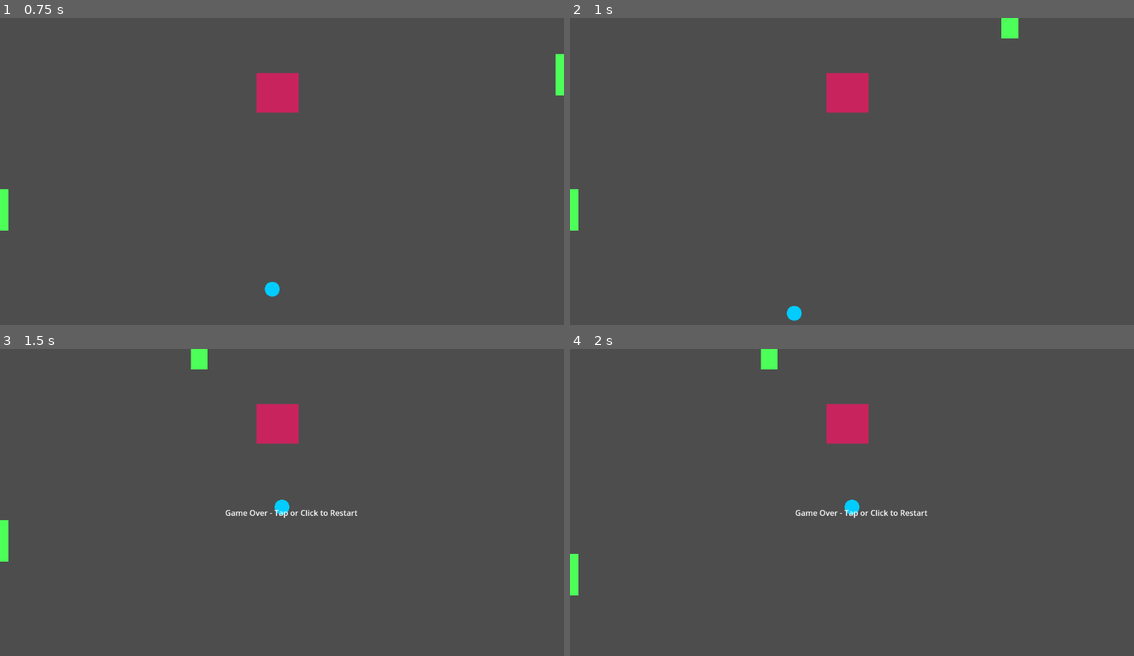
Above: before the commit, frames 1-4 (two rows, left to right).
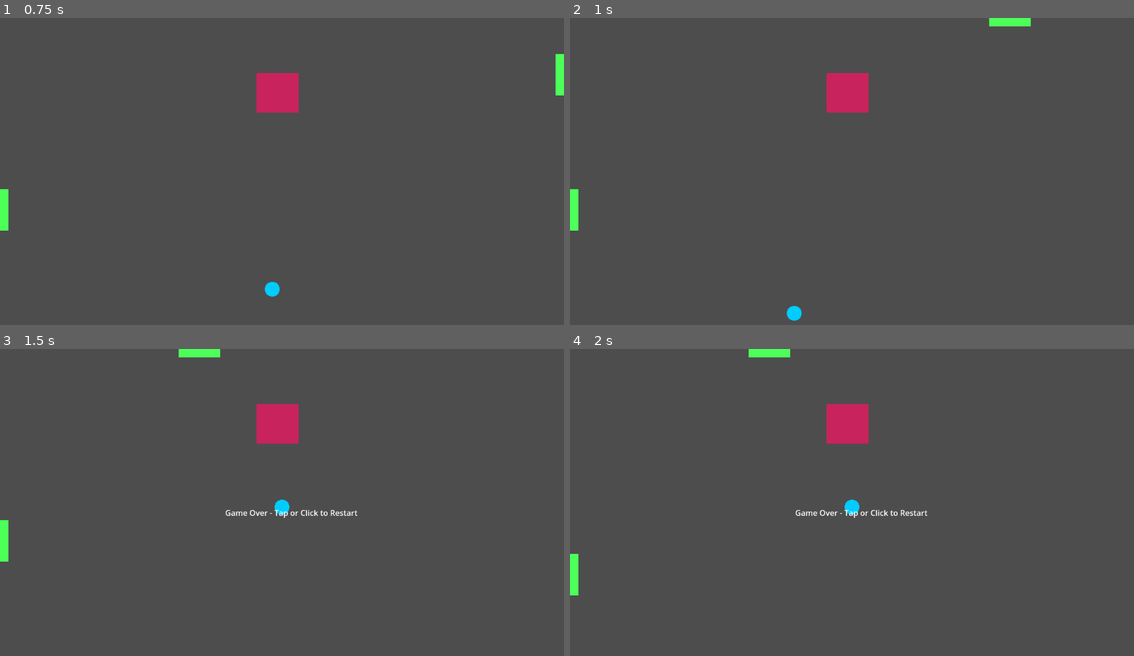
Above: after the commit, the same moments.

Repository: JTheoMitr/pong-infinity
Game: Godot game, scene res://main.tscn
The game is run twice, just before and just after one commit, with the same random seed, the same clock (stepped at 60 frames per second) and the same inputs.
Inputs (mouse positions are in pixels of both pictures, inside the frame that each line leads up to):
- Up to frame 1 (0.75 s): tap Enter at 0.5 s; move the mouse to (406, 159) at 0.52 s; hold Up (ui_up) from 0.53 s (still down); tap S (s) at 0.6 s; click (406, 159) at 0.67 s
- Up to frame 2 (1 s): keep holding Up (ui_up)
- Up to frame 3 (1.5 s): release Up (ui_up) at 1.25 s; tap Enter at 1.25 s; drag from (169, 523) to (253, 570) at 1.27 s
- Up to frame 4 (2 s): no input

Frame 1 is identical in both runs. In frame 2, 0.2% of the frame differs, in the area x 74-82%, y 0-7%; in frame 3, 0.2%; in frame 4, 0.2%.

Commit message:
Paddle rotation
we are officially turning corners, folks

Diff:
--- a/paddle.gd
+++ b/paddle.gd
@@ -56,6 +56,18 @@
 
 	perimeter_pos = fmod(perimeter_pos + 1.0 + input_value * (speed / 1000.0) * delta, 1.0)
 	position = perimeter_to_screen(perimeter_pos)
+	rotation = get_rotation_for_t(perimeter_pos)
+
+func get_rotation_for_t(t: float) -> float:
+	if t < 0.25:
+		return deg_to_rad(90)
+	elif t < 0.5:
+		return deg_to_rad(180)
+	elif t < 0.75:
+		return deg_to_rad(270)
+	else:
+		return deg_to_rad(0)
+
 
 
 func perimeter_to_screen(t: float) -> Vector2:
